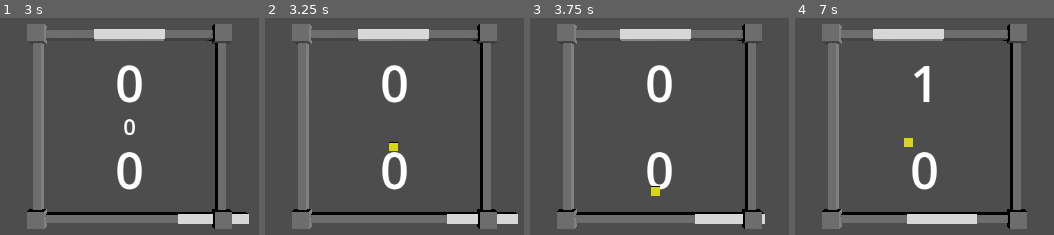
Above: before the commit, frames 1-4 (left to right).
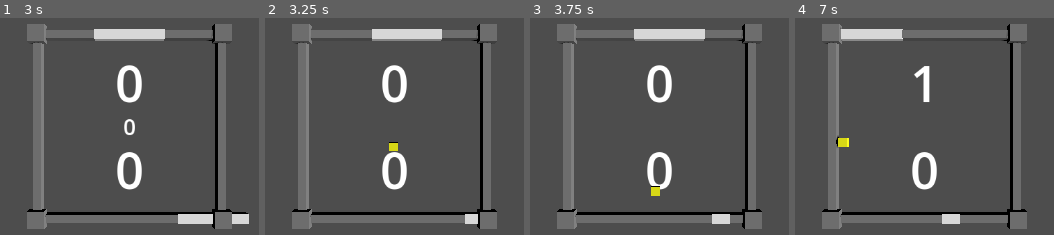
Above: after the commit, the same moments.

Repository: wangbinyq/prototypes
Game: Godot game, scene res://paddle-square/PaddleSquare.tscn
Same seed, same stepped clock (60 frames per second), same inputs: the game is played once before the commit and once after it.
Inputs:
- Up to frame 1 (3 s): tap Enter at 0.5, 2 s; hold Right (ui_right) 0.53-1.28 s; tap Space at 1.25, 2.75 s; hold Left (ui_left) 1.28-2.03 s; hold Right (ui_right) from 2.03 s (still down)
- Up to frame 2 (3.25 s): keep holding Right (ui_right)
- Up to frame 3 (3.75 s): tap Enter at 3.5 s; release Right (ui_right) at 3.53 s; hold Left (ui_left) from 3.53 s (still down)
- Up to frame 4 (7 s): tap Space at 5.75 s; release Left (ui_left) at 5.78 s; hold Right (ui_right) from 5.78 s (still down)

Frame 1 is identical in both runs. In frame 2, 1.3% of the frame differs, in the area x 35-98%, y 5-95%; in frame 3, 1.2%; in frame 4, 2.9%, in the area x 15-71%, y 4-95%.

Commit message:
feat(paddle-square): implement dynamic paddle scaling based on score
- Add min_extents and max_extents properties to paddles
- Modify set_score to adjust paddle size using lerp
- Update paddle mesh size and transform in scene files
- Introduce points_to_win parameter for game logic

Diff:
--- a/paddle-square/PaddleSquare.tscn
+++ b/paddle-square/PaddleSquare.tscn
@@ -57,12 +57,15 @@
 transform = Transform3D(1, 0, 0, 0, -4.37114e-08, 1, 0, -1, -4.37114e-08, 0, 33.686, 0)
 
 [node name="TopPaddle" parent="." node_paths=PackedStringArray("score_text") instance=ExtResource("1_5ebhm")]
-transform = Transform3D(1, 0, 0, 0, 1, 0, 0, 0, 1, 0, 0, -10.5)
+transform = Transform3D(8, 0, 0, 0, 1, 0, 0, 0, 1, 0, 0, -10.5)
 is_ai = true
+min_extents = 3.5
 score_text = NodePath("../TopScore")
 
 [node name="BottomPaddle" parent="." node_paths=PackedStringArray("score_text") instance=ExtResource("1_5ebhm")]
-transform = Transform3D(1, 0, 0, 0, 1, 0, 0, 0, 1, 0, 0, 10.5)
+transform = Transform3D(8, 0, 0, 0, 1, 0, 0, 0, 1, 0, 0, 10.5)
+min_extents = 1.0
+max_extents = 1.0
 score_text = NodePath("../BottomScore")
 
 [node name="Ball" parent="." instance=ExtResource("2_j8bx3")]
--- a/paddle-square/paddle.gd
+++ b/paddle-square/paddle.gd
@@ -41,16 +41,17 @@
 	result.hit = abs(result.hit_factor) < 1.0
 	return result
 
-func set_score(s: int):
+func set_score(s: int, points_to_win: int = 1000):
 	self.score = s
 	score_text.text = str(s)
+	set_extents(lerpf(max_extents, min_extents, float(s) / float(points_to_win - 1)))
 
 func start_new_game():
 	set_score(0)
 	change_targeting_bias()
 
 func score_point(points_to_win: int) -> bool:
-	set_score(score + 1)
+	set_score(score + 1, points_to_win)
 	return score >= points_to_win
 
 func change_targeting_bias():
--- a/paddle-square/paddle.tscn
+++ b/paddle-square/paddle.tscn
@@ -6,8 +6,9 @@
 
 [sub_resource type="BoxMesh" id="BoxMesh_mpvc0"]
 material = SubResource("StandardMaterial3D_vmcft")
-size = Vector3(8, 1.1, 1.1)
+size = Vector3(1, 1.1, 1.1)
 
 [node name="PaddleTop" type="MeshInstance3D"]
+transform = Transform3D(8, 0, 0, 0, 1, 0, 0, 0, 1, 0, 0, 0)
 mesh = SubResource("BoxMesh_mpvc0")
 script = ExtResource("1_vmcft")
